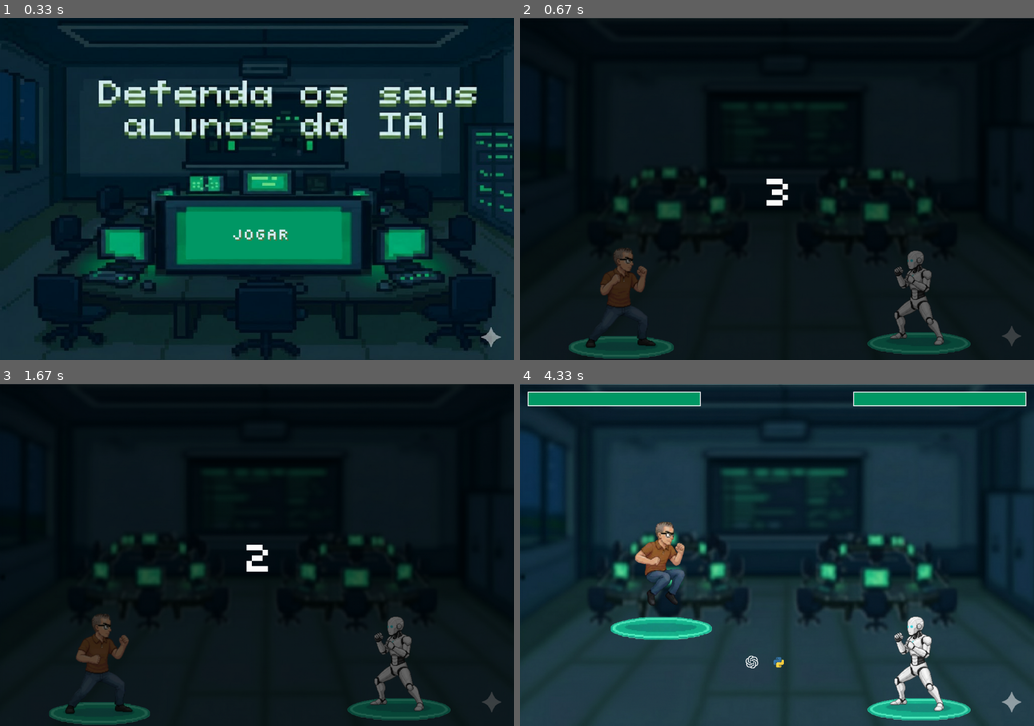
Above: before the commit, frames 1-4 (two rows, left to right).
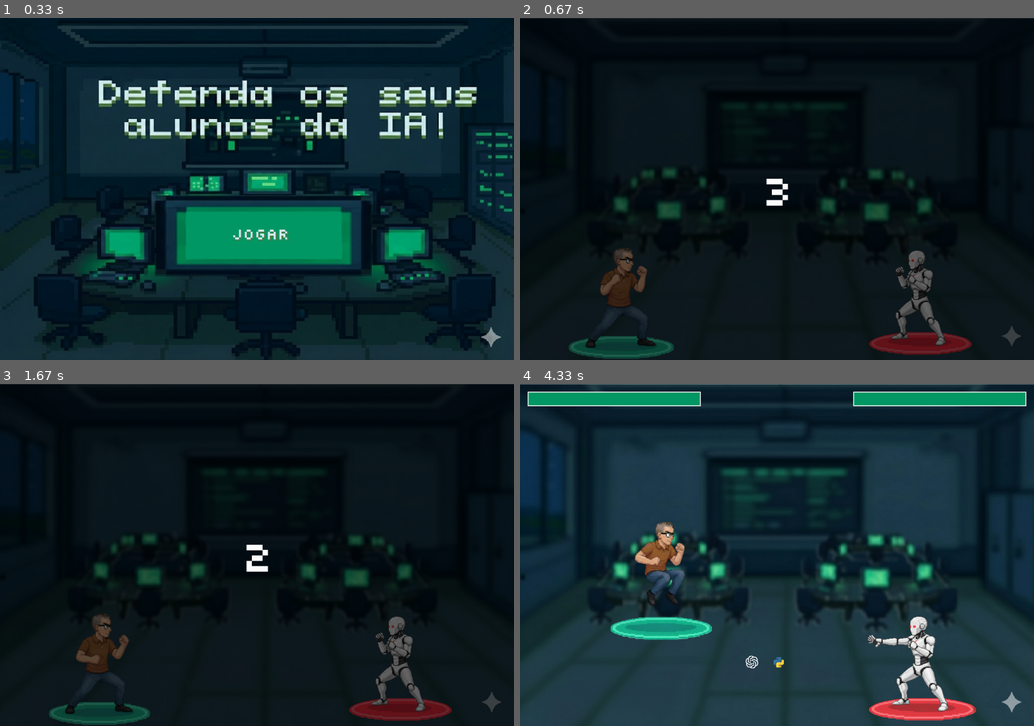
Above: after the commit, the same moments.

Repository: Gabriel-Henrique-2009/Trabalho_PyGames
Game: pygame game, started from Trabalho_PyGames/sistemadetiro.py
Same seed, same stepped clock (60 frames per second), same inputs: the game is played once before the commit and once after it.
Inputs (mouse positions are in pixels of both pictures, inside the frame that each line leads up to):
- Up to frame 1 (0.33 s): no input
- Up to frame 2 (0.67 s): click "Jogar" at 0.38 s
- Up to frame 3 (1.67 s): no input
- Up to frame 4 (4.33 s): click (705, 483) at 3.72 s; hold Right from 4 s (still down); tap Space at 4.07 s

Frame 1 is identical in both runs. In frame 2, 1.4% of the frame differs, in the area x 67-88%, y 68-99%; in frame 3, 1.4%; in frame 4, 2.2%, in the area x 67-89%, y 68-99%.

Commit message:
Animação do boss e sicronização dos tiros

Diff:
--- a/Trabalho_PyGames/sistemadetiro.py
+++ b/Trabalho_PyGames/sistemadetiro.py
@@ -110,14 +110,31 @@
 class boss(pygame.sprite.Sprite):
     def __init__(self,img_atk_boss, img_base_boss):
        super().__init__()
-       self.frames_idle2 = [img_atk_boss,img_base_boss]
-       self.img_atk_boss = img_atk_boss
-       self.img_base_boss = img_base_boss
-       self.index_animacao2 = 0
-       self.image2 = self.frames_idle2[self.index_animacao2]
-       self.rect2 = self.image.get_rect()
-       self.frames_ataque_restante2 = 0
-       self.velocidade_animacao2 = 0.05 #ajuste de velocidade da animação IMPORTANTE
+       self.frames_idle = [img_atk_boss,img_base_boss]
+       self.index_animacao = 0
+       self.image = self.frames_idle[self.index_animacao]
+       self.rect = self.image.get_rect()
+       self.frames_ataque_restante = 0
+       self.velocidade_animacao = 0.02 #ajuste de velocidade da animação IMPORTANTE
+       self.esquerda = False
+       self.disparou = False
+    def update(self,posicao_do_rect):
+        self.rect.topleft = posicao_do_rect
+
+        if self.frames_ataque_restante > 0:
+            imagem_atual = self.frames_idle[1]
+            self.frames_ataque_restante -= 1
+            if self.frames_ataque_restante == 10:
+                self.disparou = True
+            else:
+                self.disparou = False
+        else:
+            self.index_animacao += self.velocidade_animacao
+            if self.index_animacao >= len(self.frames_idle):
+                self.index_animacao = 0
+            imagem_atual = self.frames_idle[int(self.index_animacao)]
+            self.disparou = False
+        self.image = pygame.transform.flip(imagem_atual,self.esquerda,False)
 
 def barravida_player (vida, x, y):
     proporcao = vida/10
@@ -133,7 +150,7 @@
     pygame.draw.rect(tela, branco, (x-2, y-2, 404, 34))
     pygame.draw.rect(tela, vermelho, (x, y, 400, 30))
     x_invertido = x + (400 - largura_verde)
-    pygame.draw.rect(tela, verde, (x_invertido, y, largura_verde, 30))
+    pygame.draw.rect(tela, verde, (x_invertido, y, largura_verde, 30)) # Para a barra diminuir da esquerda para a direita
     return
 
 
@@ -153,12 +170,13 @@
 
 img_base_boss = pygame.image.load("imagem_roboparado.png").convert_alpha()
 img_base_boss = pygame.transform.scale(img_base_boss,(267, 310))
-img_atk_boss = pygame.image.load("imagem_roboatacando.png").convert_alpha()
-img_atk_boss = pygame.transform.scale(img_atk_boss,(267,300)).convert_alpha()
+img_atk_boss = pygame.image.load("imagem_roboatk.png").convert_alpha()
+img_atk_boss = pygame.transform.scale(img_atk_boss,(277,300))
 
 alexandre = jogador(img_f2,img_f3,img_atk,img_pulo)
 grupo_jogador = pygame.sprite.GroupSingle(alexandre)
-
+robo = boss(img_base_boss,img_atk_boss)
+grupo_boss = pygame.sprite.GroupSingle(robo)
 
 imagem_atual = imagem_alexandre_parado
 
@@ -270,9 +288,14 @@
         tempo_atual = time.time()
         if tempo_atual - tempo_ultimo_tiro_robo >= intervalo_dos_tiro:
             novo_tiro_robo_rect = imagem_atk_chatgpt.get_rect(center=enemy_rect.center)
+            robo.frames_ataque_restante = 30
             armazenar_tiro_boss.append(novo_tiro_robo_rect)
             tempo_ultimo_tiro_robo = tempo_atual
-
+        grupo_boss.update(enemy_rect.topleft)
+        if robo.disparou:
+            novo_tiro_rect = imagem_atk_chatgpt.get_rect(center=enemy_rect.center)
+            armazenar_tiro_boss.append(novo_tiro_robo_rect)
+            robo.disparou = False
         if teclas[pygame.K_a] or teclas[pygame.K_LEFT]:
             player_rect.x -= velocidade
             virado_para_esquerda = True
@@ -344,7 +367,11 @@
 
         grupo_jogador.update(player_rect.topleft, virado_para_esquerda, pulando)
         grupo_jogador.draw(tela)
-        tela.blit(imagem_robo,enemy_rect)
+
+        grupo_boss.update(enemy_rect.topleft)
+        grupo_boss.draw(tela)
+        if tempo_atual - tempo_ultimo_tiro_robo >= intervalo_dos_tiro:
+            robo.frames_ataque_restante = 10
 
         barravida_player(vida_player, 20, 20)
         barravida_boss(vida_teste_5, 780,20)
Binary file added: imagem_roboatk.png
Binary file changed: imagem_roboparado.png
